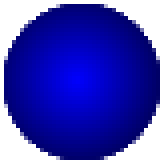
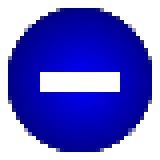
Two versions of the same layered image (160x160). Layer-by-layer changes:
added layer "Layer" above "Background" over [40, 72, 120, 92]
painted on "Background" over [4, 4, 160, 160]
